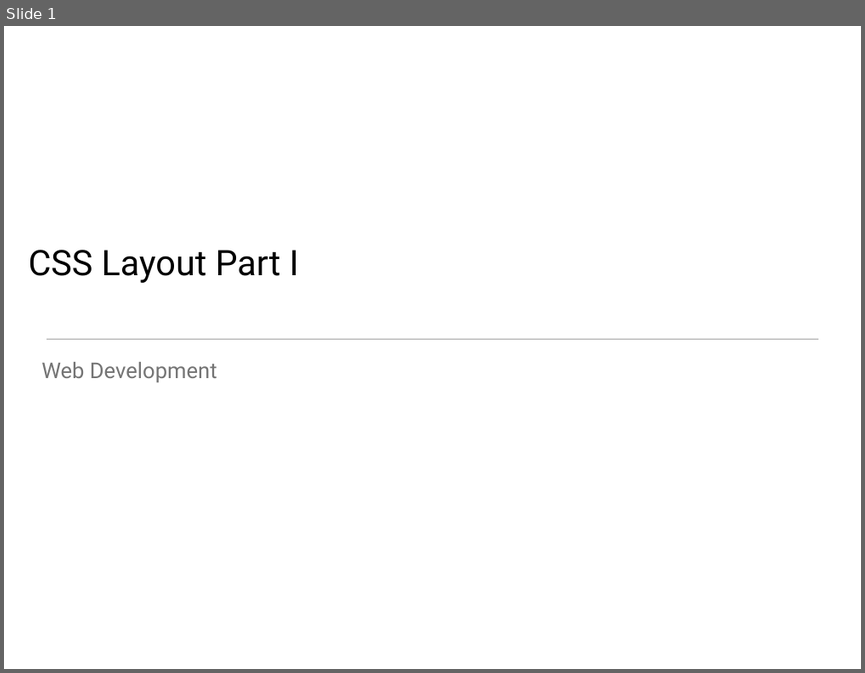
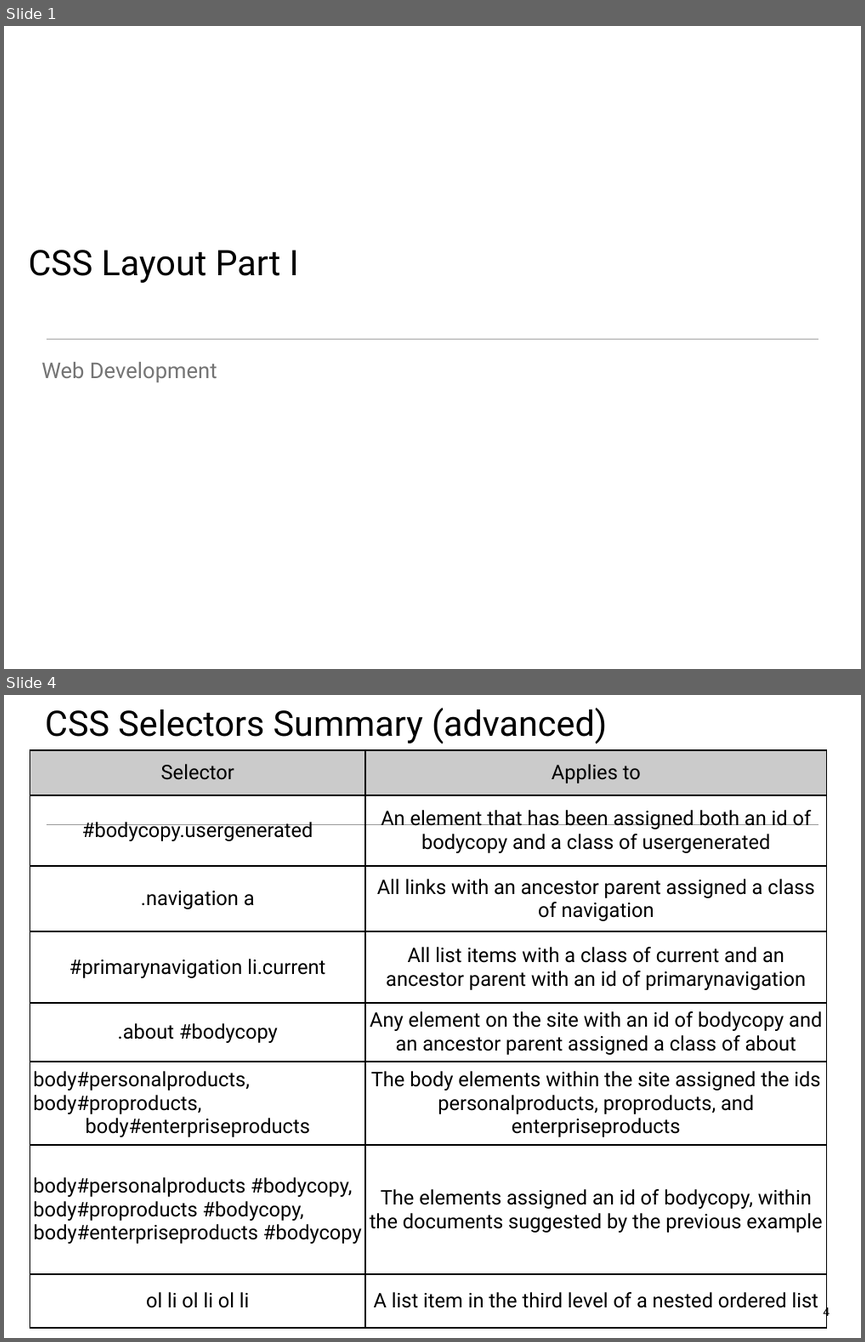
Before and after one commit to wit-web-dev-2015/web-dev-1, a slide deck: topic06/talk-1/a-css-layout-part1.pptx. Shown one above the other, each under a label of ours: slide 1 before the commit, slides 1 and 4 after it; the slides between them are not shown. The pictures are 865x673 and 865x1342 pixels, drawn with LibreOffice and Linux fonts; fonts in the diff are those of the drawing. Boxes give left, top, right and bottom in pixels: in the first picture for what was removed or moved away, otherwise in the second. Text is boxed around its words. In the diff, an @@ line names an element or a change of style, - is before the commit and + after.

```diff
--- a/topic06/talk-1/a-css-layout-part1.pptx
+++ b/topic06/talk-1/a-css-layout-part1.pptx
@@ slide 4 added at box(4, 695, 861, 1338), background #FFFFFF @@
@@ title added at box(45, 708, 607, 744), 42 pt, text #000000 @@
+CSS Selectors Summary (advanced)
@@ table added at box(30, 750, 827, 1327), 8 rows, 2 columns @@
+Selector | Applies to
+#bodycopy.usergenerated | An element that has been assigned both an id of bodycopy and a class of usergenerated
+.navigation a | All links with an ancestor parent assigned a class of navigation
+#primarynavigation li.current | All list items with a class of current and an ancestor parent with an id of primarynavigation
+.about #bodycopy | Any element on the site with an id of bodycopy and an ancestor parent assigned a class of about
+body#personalproducts, body#proproducts, body#enterpriseproducts | The body elements within the site assigned the ids personalproducts, proproducts, and enterpriseproducts
+body#personalproducts #bodycopy, body#proproducts #bodycopy, body#enterpriseproducts #bodycopy | The elements assigned an id of bodycopy, within the documents suggested by the previous example
+ol li ol li ol li | A list item in the third level of a nested ordered list
@@ line added from (46, 824) to (818, 824), #9A9A9A 1 pt @@
@@ page number added at box(823, 1304, 829, 1319), 14 pt, text #000000 @@
+4
```
Also in this commit, not shown: 6 slides changed, 2 other slides added, 2 other files.
